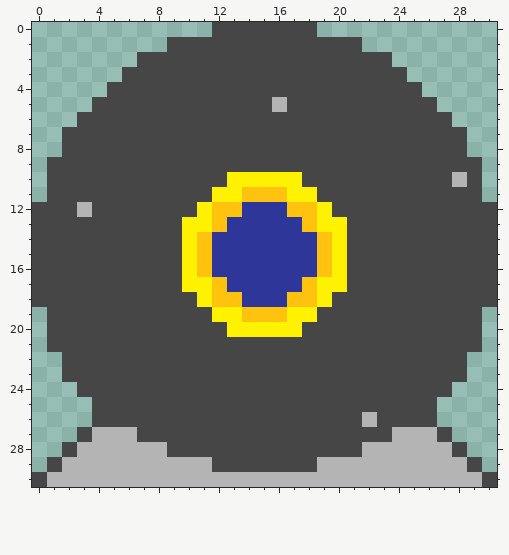
Edited in one commit: pixel-art sprite (images/commandmodule.png). That is the earlier state.
The file is 31x31 pixels.
After:
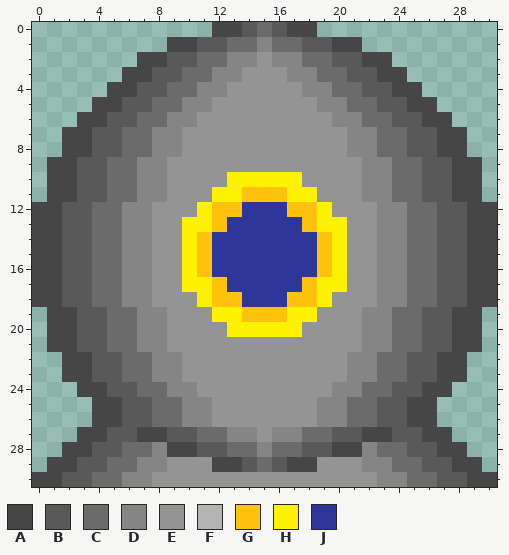
Palette (. is transparent): A #464646  B #595959  C #6b6b6b  D #858585  E #949494  F #b4b4b4  G #ffc20e  H #fff200  J #2f3699
Diff:
Changed rows in their new state; - is an unchanged pixel.
first column x 1:
 0 -------------BCB-------------
 1 ----------BBCCDCCBB----------
 2 --------BBCCDDEDDCCBB--------
 3 -------BBCCDDEEEDDCCBB-------
 4 ------BBCCDDEEEEEDDCCBB------
 5 -----BBCCDDEEEEEEEDDCCBB-----
 6 ----BBCCDDEEEEEEEEEDDCCBB----
 7 ---BBCCDDEEEEEEEEEEEDDCCBB---
 8 ---BBCCDDEEEEEEEEEEEDDCCBB---
 9 --BBCCDDEEEEEEEEEEEEEDDCCBB--
10 --BBCCDDEEEE-----EEEEDDCCBBA-
11 --BBCCDDEEE-------EEEDDCCBB--
12 -BBCCDDEEE---------EEEDDCCBB-
13 -BBCCDDEE-----------EEDDCCBB-
14 -BBCCDDEE-----------EEDDCCBB-
15 -BBCCDDEE-----------EEDDCCBB-
16 -BBCCDDEE-----------EEDDCCBB-
17 -BBCCDDEE-----------EEDDCCBB-
18 -BBCCDDEEE---------EEEDDCCBB-
19 --BBCCDDEEE-------EEEDDCCBB--
20 --BBCCDDEEEE-----EEEEDDCCBB--
21 --BBCCDDEEEEEEEEEEEEEDDCCBB--
22 ---BBCCDDEEEEEEEEEEEDDCCBB---
23 ---BBCCDDEEEEEEEEEEEDDCCBB---
24 ----BBCCDDEEEEEEEEEDDCCBB----
25 -----BBCCDDEEEEEEEDDCCBB-----
26 -----BBCCDDEEEEEEEDDCCBB-----
27 ---ABB--BBCCDDEDDCCBB--BBA---
28 --ABBCCD--BBCCDCCBB--DCCBBA--
29 -ABBCCDDEEE--BCB--EEEDDCCBBA-
30 ABBCCDDEEEEEEEEEEEEEEEDDCCBBA
